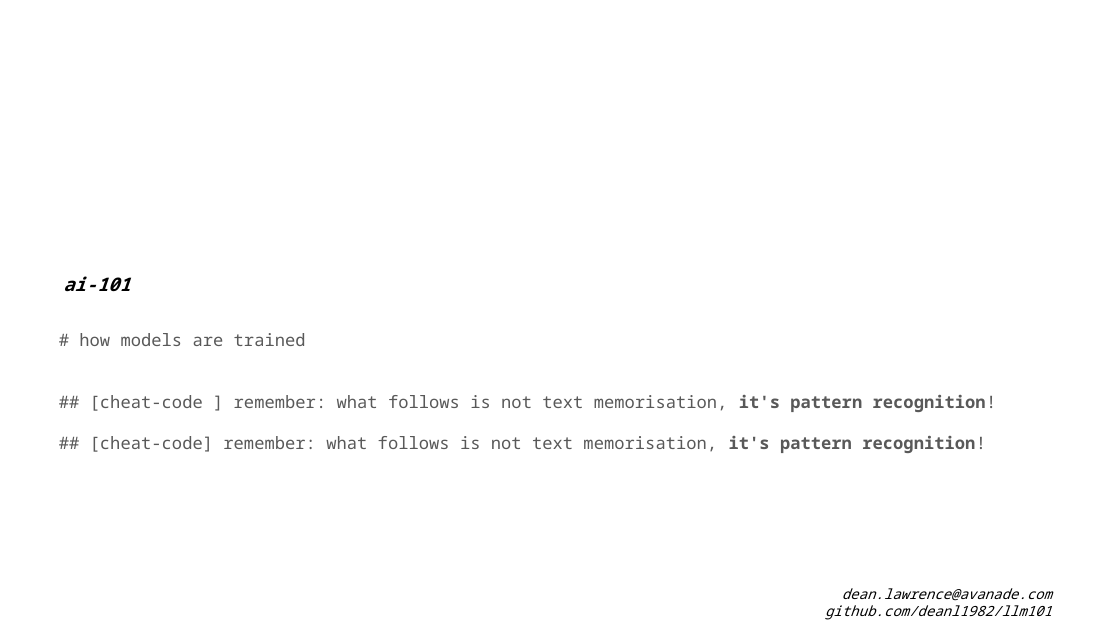
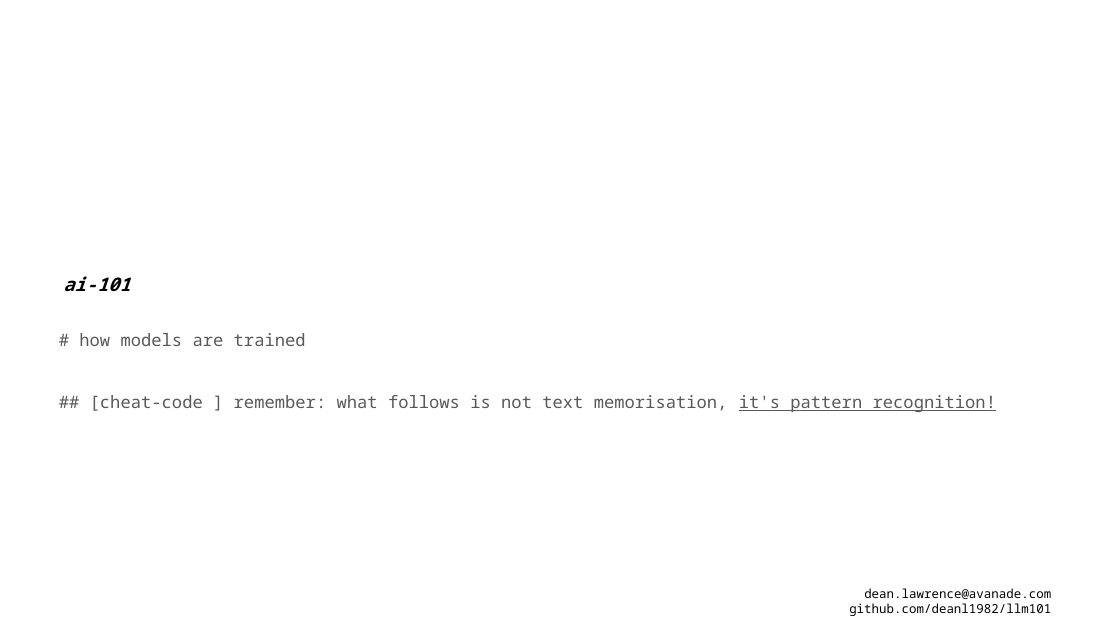
Before and after one commit to deanl1982/llm101, a slide deck: slide 3 of llm101.pptx. Drawn at 1120x630 pixels with LibreOffice and Linux fonts; fonts in the diff are those of the drawing. Boxes give left, top, right and bottom in pixels: in the first picture for what was removed or moved away, otherwise in the second. Text is boxed around its words. In the diff, an @@ line names an element or a change of style, - is before the commit and + after.

```diff
--- a/llm101.pptx
+++ b/llm101.pptx
@@ text at (90, 395, 996, 412): bold off, underline on in "it's pattern recognition!" @@
@@ text at (90, 436, 986, 453): paragraph removed @@
-## [cheat-code] remember: what follows is not text memorisation, it's pattern recognition!
@@ text "dean.lawrence@avanade.com" at (849, 588, 1051, 616): size 9 to 8 pt, italic off @@
```
Also in this commit, not shown: 12 other slides changed.
